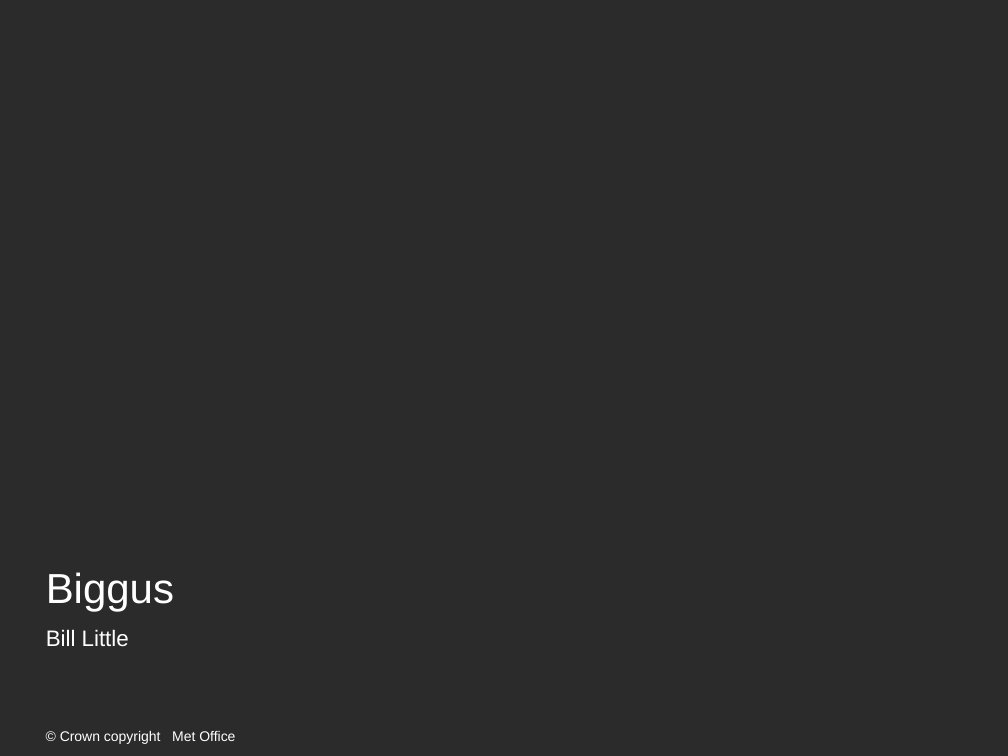
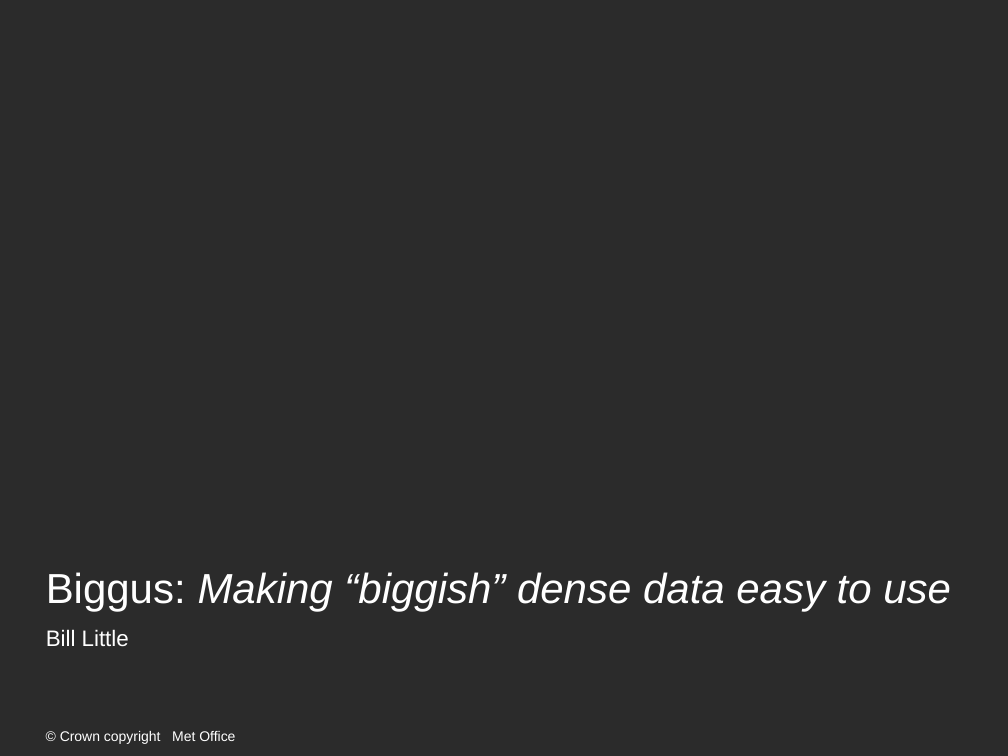
Before and after one commit to bjlittle/ams2015, a slide deck: slide 1 of talk/biggus/biggus.ppt. Drawn at 1008x756 pixels with LibreOffice and Linux fonts; fonts in the diff are those of the drawing; background and template pictures are left out; a plain dark background stands for a picture behind light text. Boxes give left, top, right and bottom in pixels: in the first picture for what was removed or moved away, otherwise in the second. Text is boxed around its words. In the diff, an @@ line names an element or a change of style, - is before the commit and + after.

Commit message:
Update to talk.

```diff
--- a/talk/biggus/biggus.ppt
+++ b/talk/biggus/biggus.ppt
@@ title at (46,572,951,611): text changed; italic on @@
-Biggus
+Biggus: Making “biggish” dense data easy to use
```
